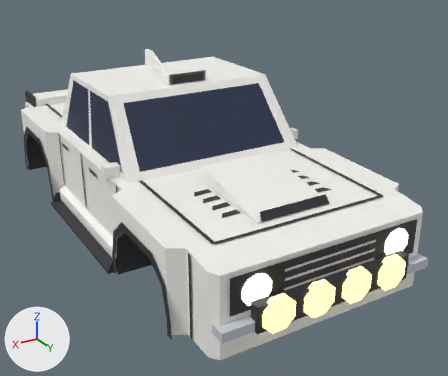
Before and after pictures for a commit that changed the glTF model assets/meshes/yama/Yama.glb.
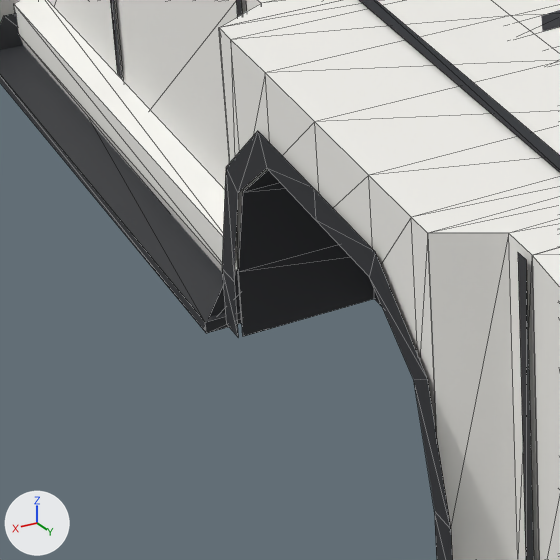
The first picture shows the older version from a 50 mm lens placed at (7.67, 15.22, 6.5), pointed at (-0.69, 1.29, -0.47). The close-ups show the older and then the newer version on the part from 12% to 44% of the width and 50% to 88% of the height of that picture. Only the edits that show in the close-ups are written down. Arrows for +X, +Y and +Z are at lower left; the lights stay in place. The close-ups show mesh edges as thin lines.

The scene before the commit, as lines of its bpy script (objects in view):
```python
me_archlip_fr = bpy.data.meshes.new('ArchLip_FR')
me_archlip_fr.from_pydata(...)  # 18 vertices, 16 faces; spans x 3.18, y 2.45..5.65, z -1.42..0.28
me_archlip_fr.materials.append(mat_trim)  # dark grey #2f3035
me_door_rr = bpy.data.meshes.new('Door_RR')
me_door_rr.from_pydata([(2.8, -0.4, -1.42), (2.8, -2.4, -1.42), (2.8, -0.4, 0.72), (2.8, -2.4, 0.73)], [], [(2, 3, 1), (2, 1, 0)])
me_door_rr.materials.append(mat_body)  # white #f7f6f1
me_ink_hood = bpy.data.meshes.new('Ink_Hood')
me_ink_hood.from_pydata(...)  # 12 vertices, 6 faces; spans x -2.3..2.3, y 2.25..5.84, z 0.65..0.73
me_ink_hood.materials.append(mat_trim)  # dark grey #2f3035
ob_archlip_fr = bpy.data.objects.new('ArchLip_FR', me_archlip_fr)
ob_archlip_fr.location = (0.0, 0.0, 0.0)
ob_door_rr = bpy.data.objects.new('Door_RR', me_door_rr)
ob_door_rr.location = (0.0, 0.0, 0.0)
ob_ink_hood = bpy.data.objects.new('Ink_Hood', me_ink_hood)
ob_ink_hood.location = (0.0, 0.0, 0.0)
# also in view: 'Opt_Skirts_Blade_AccSideBlade_R' at (3.05, 0.0, -1.3); 'Underbody' at (0.0, 0.1, -0.64); 'Hood' at (0.0, 4.05, 0.66); 'Fender_FR' at (2.97, 4.05, -0.36); 'Opt_Skirts_Side_AccSkirt_R' at (2.9, 0.0, -1.22)
```
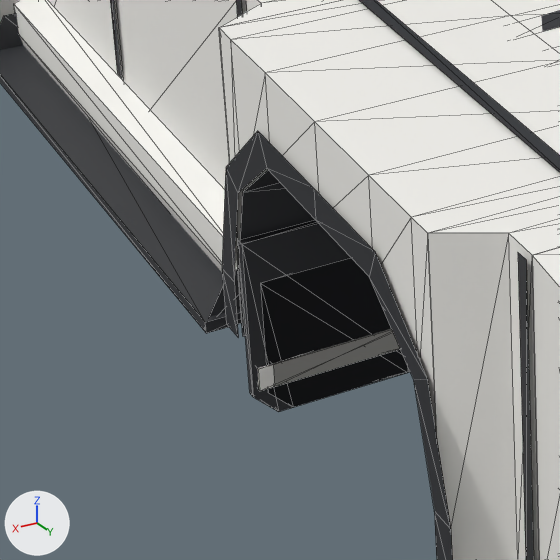
Edits to the bpy script that builds the scene:
```text
Add me_opt_mudflaps_rally_accmudflapsband:
    me_opt_mudflaps_rally_accmudflapsband.from_pydata(...)  # a box spanning x 2.14..3.02, y 2.7..2.8, z -1.75..-1.59; a box spanning x -3.02..-2.14, y 2.7..2.8, z -1.75..-1.59; a box spanning x 2.14..3.02, y -5.4..-5.3, z -1.75..-1.59; a box spanning x -3.02..-2.14, y -5.4..-5.3, z -1.75..-1.59
    me_opt_mudflaps_rally_accmudflapsband.materials.append(mat_body)  # white #f7f6f1
Add me_opt_mudflaps_rally_accmudflaps:
    me_opt_mudflaps_rally_accmudflaps.from_pydata(...)  # 40 vertices, 64 faces; spans x -3.06..3.06, y -5.38..2.78, z -1.95..-1.0
    me_opt_mudflaps_rally_accmudflaps.materials.append(mat_trim)  # dark grey #2f3035
Add me_opt_mudflaps_long_accmudflapslongband:
    me_opt_mudflaps_long_accmudflapslongband.from_pydata(...)  # a box spanning x 2.04..3.12, y 2.7..2.8, z -1.75..-1.59; a box spanning x -3.12..-2.04, y 2.7..2.8, z -1.75..-1.59; a box spanning x 2.04..3.12, y -5.4..-5.3, z -1.75..-1.59; a box spanning x -3.12..-2.04, y -5.4..-5.3, z -1.75..-1.59
    me_opt_mudflaps_long_accmudflapslongband.materials.append(mat_body)  # white #f7f6f1
Add me_opt_mudflaps_long_accmudflapslong:
    me_opt_mudflaps_long_accmudflapslong.from_pydata(...)  # 40 vertices, 64 faces; spans x -3.16..3.16, y -5.38..2.78, z -1.95..-0.7
    me_opt_mudflaps_long_accmudflapslong.materials.append(mat_trim)  # dark grey #2f3035
Add ob_opt_mudflaps_rally_accmudflapsband:
    ob_opt_mudflaps_rally_accmudflapsband = bpy.data.objects.new('Opt_Mudflaps_Rally_AccMudflapsBand', me_opt_mudflaps_rally_accmudflapsband)
    ob_opt_mudflaps_rally_accmudflapsband.location = (0.0, 0.0, 0.0)
Add ob_opt_mudflaps_rally_accmudflaps:
    ob_opt_mudflaps_rally_accmudflaps = bpy.data.objects.new('Opt_Mudflaps_Rally_AccMudflaps', me_opt_mudflaps_rally_accmudflaps)
    ob_opt_mudflaps_rally_accmudflaps.location = (0.0, 0.0, 0.0)
Add ob_opt_mudflaps_long_accmudflapslongband:
    ob_opt_mudflaps_long_accmudflapslongband = bpy.data.objects.new('Opt_Mudflaps_Long_AccMudflapsLongBand', me_opt_mudflaps_long_accmudflapslongband)
    ob_opt_mudflaps_long_accmudflapslongband.location = (0.0, 0.0, 0.0)
Add ob_opt_mudflaps_long_accmudflapslong:
    ob_opt_mudflaps_long_accmudflapslong = bpy.data.objects.new('Opt_Mudflaps_Long_AccMudflapsLong', me_opt_mudflaps_long_accmudflapslong)
    ob_opt_mudflaps_long_accmudflapslong.location = (0.0, 0.0, 0.0)
```

Changed parts and their boxes (x1, y1, x2, y2) in the close-ups (560 x 560 px):
'Opt_Mudflaps_Long_AccMudflapsLong', added: after (238, 220, 410, 412)
'Opt_Mudflaps_Rally_AccMudflaps', added: after (260, 258, 408, 407)
'Opt_Mudflaps_Rally_AccMudflapsBand', added: after (273, 329, 400, 386)
'Opt_Mudflaps_Long_AccMudflapsLongBand', added: after (257, 329, 400, 391)
'Underbody', unchanged, covered by the edit: before (238, 170, 374, 336); after (238, 170, 315, 336)
